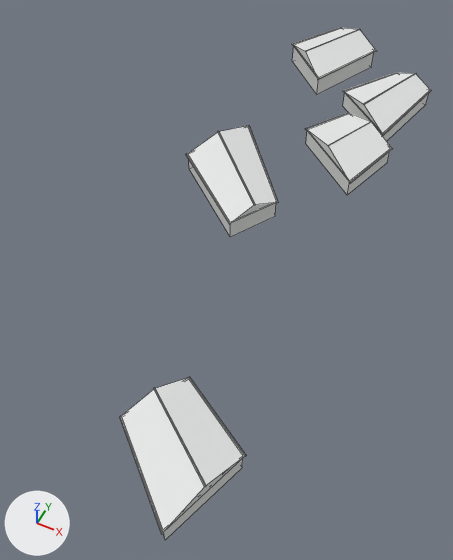
Before and after pictures for a commit that changed the FBX model SourceAssets/MPR/reference_v4/context/SM_MPR4_Context_Houses_-2_-1_LOD1.fbx.
Both versions are drawn from a 50 mm lens placed at (-252.1, -178.0, 79.3), pointed at (-287.4, -107.3, -9.0). Every picture has the same lights, and +X, +Y and +Z are marked at lower left. The picture after the commit comes second. Mesh edges are drawn as thin lines. Vertices at exactly the same position are counted once.

The scene before the commit, as lines of its bpy script (objects in view):
```python
mat_mpr4_contextroof = principled_material('MPR4_ContextRoof')
mat_mpr4_contextroof.base_color = (0.78, 0.79, 0.785)  # white #e5e6e5
mat_mpr4_contextroof.roughness = 0.76
me_sm_mpr4_context_houses__2__1_lod1 = bpy.data.meshes.new('SM_MPR4_Context_Houses_-2_-1_LOD1')
me_sm_mpr4_context_houses__2__1_lod1.from_pydata(...)  # 190 vertices, 140 faces; spans x -305.1..-266.7, y -156.7..-27.2, z -1.2..5.7
# faces by material slot: [40, 10, 90]
me_sm_mpr4_context_houses__2__1_lod1.materials.append(mat_mpr4_contextwall)  # light grey #dddfdd
me_sm_mpr4_context_houses__2__1_lod1.materials.append(mat_mpr4_contextroof)  # white #e5e6e5
me_sm_mpr4_context_houses__2__1_lod1.materials.append(mat_mpr4_contexttrim)  # light grey #c7cac8
ob_sm_mpr4_context_houses__2__1_lod1 = bpy.data.objects.new('SM_MPR4_Context_Houses_-2_-1_LOD1', me_sm_mpr4_context_houses__2__1_lod1)
ob_sm_mpr4_context_houses__2__1_lod1.location = (0.0, 0.0, 0.0)
```
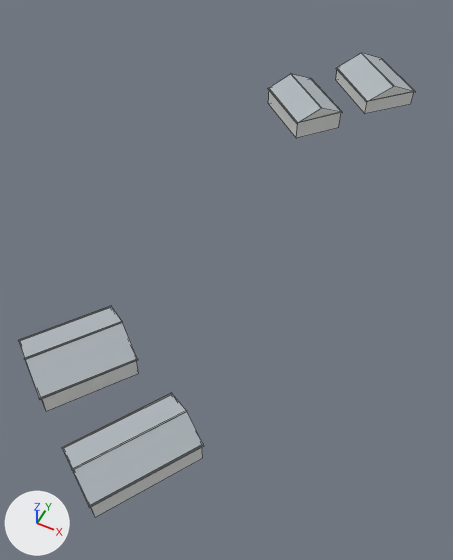
What differs and where, as boxes (x1, y1, x2, y2) in the pictures (453 x 560 px; the box of a moved part takes in the faces that stretch with it):
'SM_MPR4_Context_Houses_-2_-1_LOD1', recoloured, reshaped (28% wider, 9% shorter): before (120, 27, 431, 540); after (19, 52, 416, 517)
part 1 of me_sm_mpr4_context_houses__2__1_lod1, moved or reshaped: before (318, 50, 377, 80); after (336, 68, 367, 102)
part 2 of me_sm_mpr4_context_houses__2__1_lod1, moved or reshaped: before (364, 73, 416, 104); after (361, 52, 394, 86)
part 3 of me_sm_mpr4_context_houses__2__1_lod1, moved or reshaped: before (383, 91, 430, 135); after (311, 78, 343, 113)
part 4 of me_sm_mpr4_context_houses__2__1_lod1, moved or reshaped: before (249, 126, 278, 203); after (268, 88, 298, 124)
part 5 of me_sm_mpr4_context_houses__2__1_lod1, moved or reshaped: before (305, 29, 360, 52); after (290, 73, 322, 108)
part 6 of me_sm_mpr4_context_houses__2__1_lod1, moved or reshaped: before (189, 377, 246, 457); after (39, 359, 138, 399)
part 7 of me_sm_mpr4_context_houses__2__1_lod1, moved or reshaped: before (120, 416, 163, 534); after (21, 306, 112, 340)
part 8 of me_sm_mpr4_context_houses__2__1_lod1, moved or reshaped: before (154, 388, 206, 487); after (24, 321, 122, 359)
part 9 of me_sm_mpr4_context_houses__2__1_lod1, moved or reshaped: before (186, 154, 230, 225); after (89, 445, 204, 508)
part 10 of me_sm_mpr4_context_houses__2__1_lod1, moved or reshaped: before (218, 131, 255, 205); after (62, 393, 172, 449)
part 11 of me_sm_mpr4_context_houses__2__1_lod1, rebuilt: before (163, 458, 243, 540); after (91, 447, 203, 517)
part 12 of me_sm_mpr4_context_houses__2__1_lod1, rebuilt (14% wider, 27% shorter): before (121, 378, 245, 533); after (63, 394, 204, 507)
part 13 of me_sm_mpr4_context_houses__2__1_lod1, deleted: before (187, 27, 392, 237)
part 14 of me_sm_mpr4_context_houses__2__1_lod1, moved or reshaped: before (292, 28, 431, 141); after (268, 53, 415, 138)
part 15 of me_sm_mpr4_context_houses__2__1_lod1, added: after (19, 307, 187, 470)

Diff of the bpy script that builds the scene:
```diff
--- a/SourceAssets/MPR/reference_v4/context/SM_MPR4_Context_Houses_-2_-1_LOD1.fbx.py
+++ b/SourceAssets/MPR/reference_v4/context/SM_MPR4_Context_Houses_-2_-1_LOD1.fbx.py
@@ mat_mpr4_contextroof @@
 mat_mpr4_contextroof = principled_material('MPR4_ContextRoof')
-mat_mpr4_contextroof.base_color = (0.78, 0.79, 0.785)  # white #e5e6e5
+mat_mpr4_contextroof.base_color = (0.43, 0.47, 0.5)  # grey #afb6bc
 mat_mpr4_contextroof.roughness = 0.76
@@ me_sm_mpr4_context_houses__2__1_lod1 @@
-me_sm_mpr4_context_houses__2__1_lod1.from_pydata(...)  # 190 vertices, 140 faces; spans x -305.1..-266.7, y -156.7..-27.2, z -1.2..5.7
+me_sm_mpr4_context_houses__2__1_lod1.from_pydata(...)  # 152 vertices, 112 faces; spans x -305.3..-270.3, y -158.0..-35.6, z -1.2..5.2
+# me_sm_mpr4_context_houses__2__1_lod1 part 1: the loose piece of 8 vertices spanning x -291.4..-283.3, y -53.1..-34.4, z 3.0..3.2 is scaled about its middle by (-1.39, 0.573, 0.868), then moved by (3.0, -5.9, -1.1)
+# me_sm_mpr4_context_houses__2__1_lod1 part 2: the loose piece of 8 vertices spanning x -278.5..-271.7, y -60.1..-42.8, z 4.4..4.5 is multiplied about its middle by the matrix ((-0.756, -0.353, 0.0), (-0.353, 0.756, 0.0), (0.0, 0.0, -0.834)), then moved by (-5.0, 6.1, 0.3)
+# me_sm_mpr4_context_houses__2__1_lod1 part 3: the loose piece of 8 vertices spanning x -272.0..-267.2, y -66.2..-44.8, z 2.4..2.5 is multiplied about its middle by the matrix ((-0.544, -0.403, 0.0), (-0.403, 0.544, 0.0), (0.0, 0.0, -0.677)), then moved by (-17.9, -2.1, 0.3)
+# me_sm_mpr4_context_houses__2__1_lod1 part 4: the loose piece of 8 vertices spanning x -298.1..-282.9, y -95.2..-75.3, z 2.4..2.5 is scaled about its middle by (-0.73, -0.494, 1.14), then moved by (-4.2, 19.6, 0.3)
+# me_sm_mpr4_context_houses__2__1_lod1 part 5: the loose piece of 8 vertices spanning x -297.2..-289.1, y -47.0..-30.8, z 5.6..5.7 is scaled about its middle by (-1.4, 0.609, 0.868), then moved by (2.0, -22.7, -0.5)
+# me_sm_mpr4_context_houses__2__1_lod1 part 6: the loose piece of 8 vertices spanning x -279.3..-266.7, y -143.1..-135.5, z 2.2..2.4 is scaled about its middle by (0.702, -1.6, 1.12), then moved by (-18.8, -3.0, 0.3)
+# me_sm_mpr4_context_houses__2__1_lod1 part 7: the loose piece of 8 vertices spanning x -284.7..-271.4, y -156.7..-145.4, z 2.2..2.4 is scaled about its middle by (0.661, -1.06, 1.12), then moved by (-22.8, 15.4, 0.3)
+# me_sm_mpr4_context_houses__2__1_lod1 part 8: the loose piece of 8 vertices spanning x -282.0..-269.0, y -149.9..-140.4, z 4.4..4.5 is scaled about its middle by (0.68, -1.28, 1.12), then moved by (-20.8, 6.2, 0.7)
+# me_sm_mpr4_context_houses__2__1_lod1 part 9: the loose piece of 8 vertices spanning x -305.1..-288.2, y -104.3..-89.8, z 2.4..2.5 is scaled about its middle by (0.524, -0.956, 1.14), then moved by (20.0, -54.0, 0.3)
+# me_sm_mpr4_context_houses__2__1_lod1 part 10: the loose piece of 8 vertices spanning x -301.6..-285.5, y -99.8..-82.5, z 4.4..4.5 is scaled about its middle by (0.549, -0.804, 1.78), then moved by (9.2, -55.0, -1.7)
+# me_sm_mpr4_context_houses__2__1_lod1 part 11: the loose piece of 8 vertices spanning x -284.3..-267.1, y -156.1..-135.9, z -1.2..2.4 is rebuilt with 8 vertices and now spans x -288.5..-272.5, y -157.6..-139.5, z -1.2..2.7
+# me_sm_mpr4_context_houses__2__1_lod1 part 12: the loose piece of 6 vertices spanning x -284.6..-266.8, y -156.6..-135.6, z 2.4..4.4 is rebuilt with 6 vertices and now spans x -288.7..-272.3, y -157.9..-139.3, z 2.7..4.7
+# me_sm_mpr4_context_houses__2__1_lod1 part 13: 8 loose pieces with 60 vertices, spanning x -305.0..-268.7, y -104.2..-27.2, z -1.2..4.5, are deleted
+# me_sm_mpr4_context_houses__2__1_lod1 part 14: 28 vertices removed from x -302.8..-267.3, y -66.0..-27.3, z -1.2..5.6; 28 vertices added at x -300.2..-270.4, y -70.5..-35.6, z -1.2..5.1
+# me_sm_mpr4_context_houses__2__1_lod1 part 15: 22 vertices added at x -305.2..-276.0, y -155.5..-129.7, z -1.2..5.1
+# other edits to the shape of me_sm_mpr4_context_houses__2__1_lod1 do not show in these pictures
 me_sm_mpr4_context_houses__2__1_lod1.materials.append(mat_mpr4_contextwall)
```
